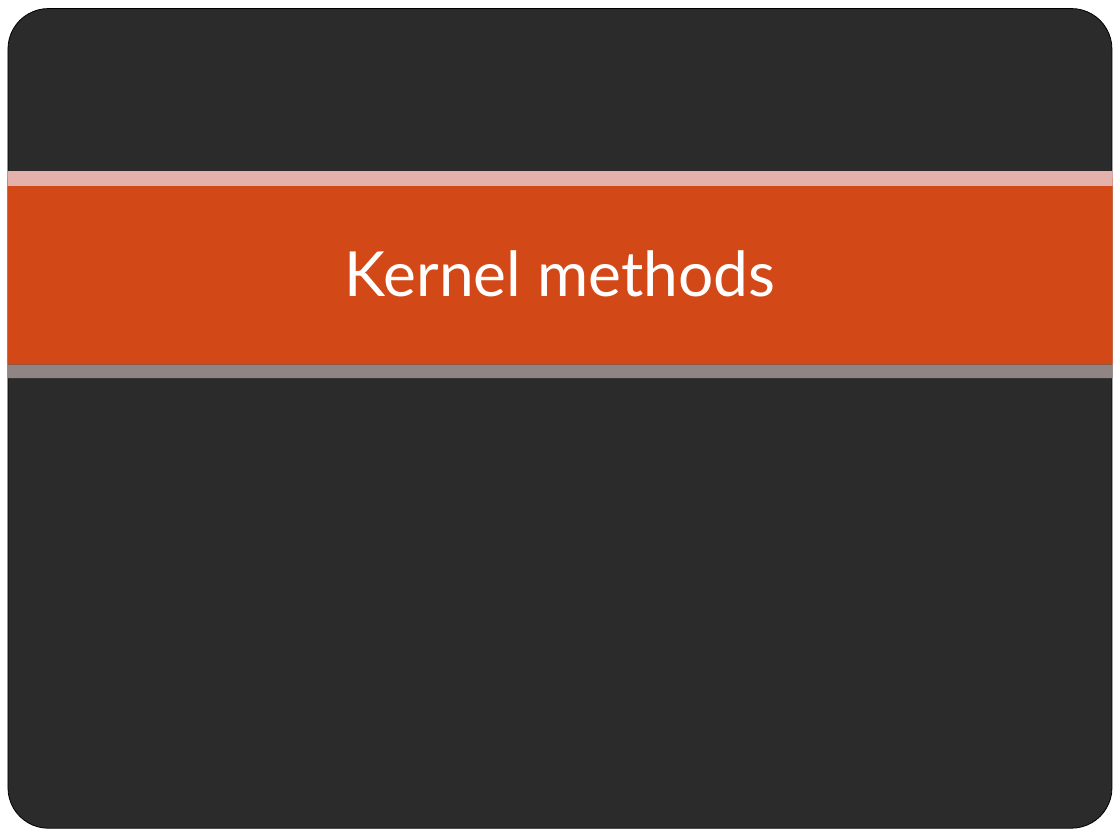
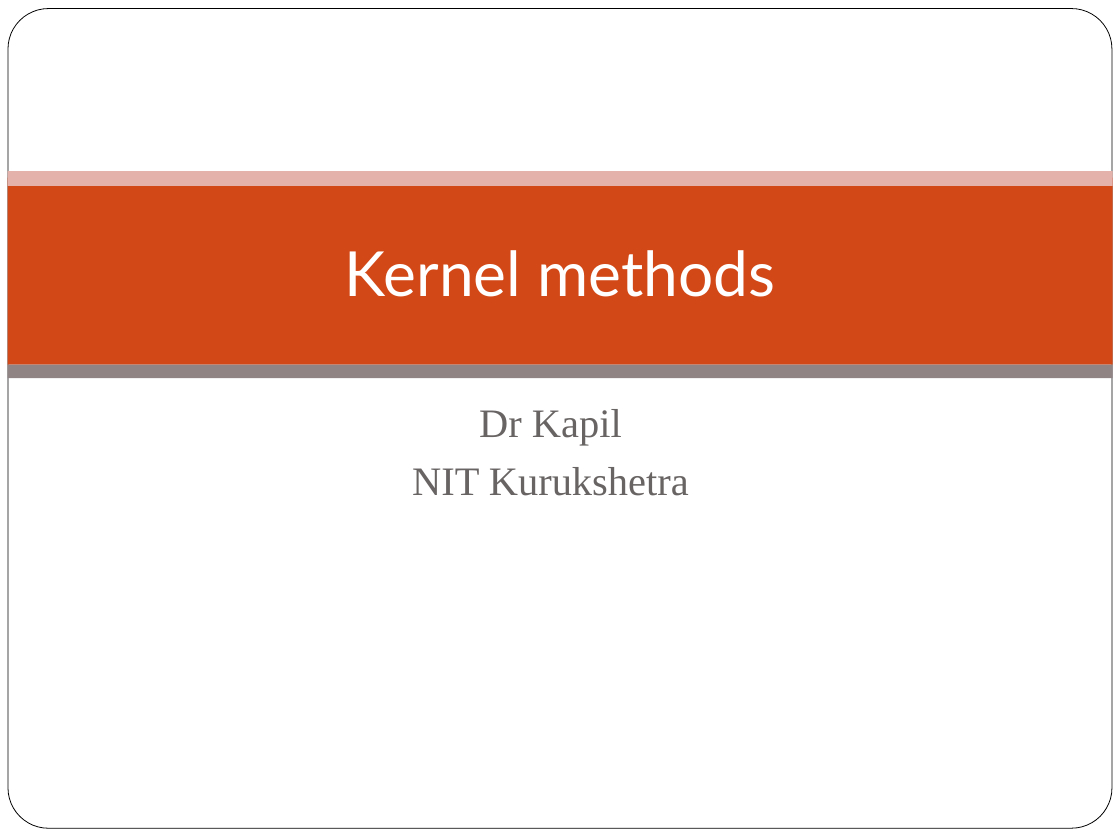
Before and after one commit to navkapil/matlab, a slide deck: slide 1 of Kernel methods.pptx. Drawn at 1120x840 pixels with LibreOffice and Linux fonts; fonts in the diff are those of the drawing; background and template pictures are left out; a plain dark background stands for a picture behind light text. Boxes give left, top, right and bottom in pixels: in the first picture for what was removed or moved away, otherwise in the second. Text is boxed around its words. In the diff, an @@ line names an element or a change of style, - is before the commit and + after.

Commit message:
Add files via upload
mapping of kernels poly and rbf

```diff
--- a/Kernel methods.pptx
+++ b/Kernel methods.pptx
@@ rectangle removed at [0, 0, 1120, 840] @@
@@ subtitle added at [412, 409, 689, 496], 26 pt, text #696464 @@
+Dr Kapil
+NIT Kurukshetra
```
Also in this commit, not shown: 3 other slides changed, 6 slides added, 2 slides removed.
